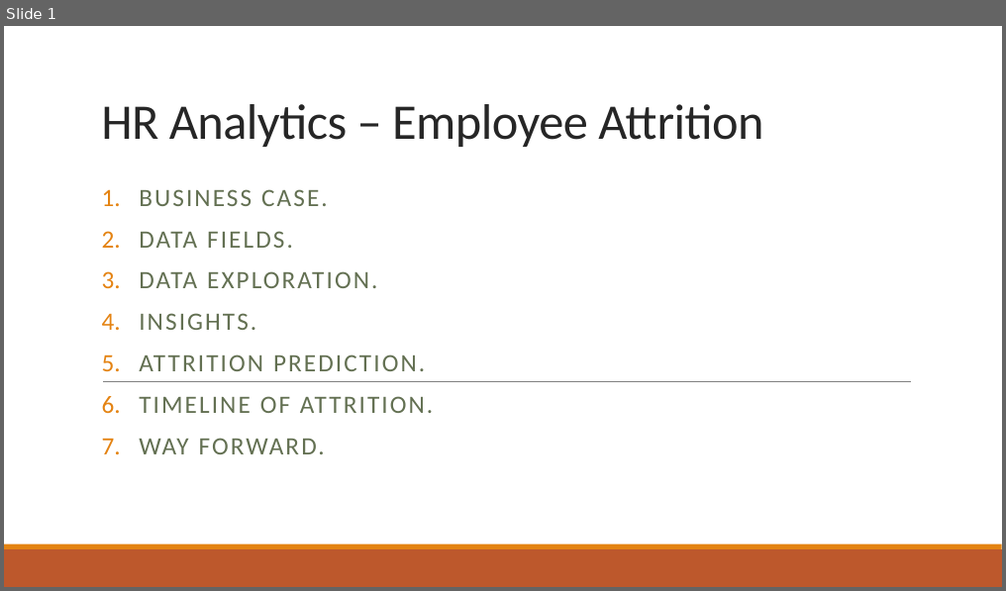
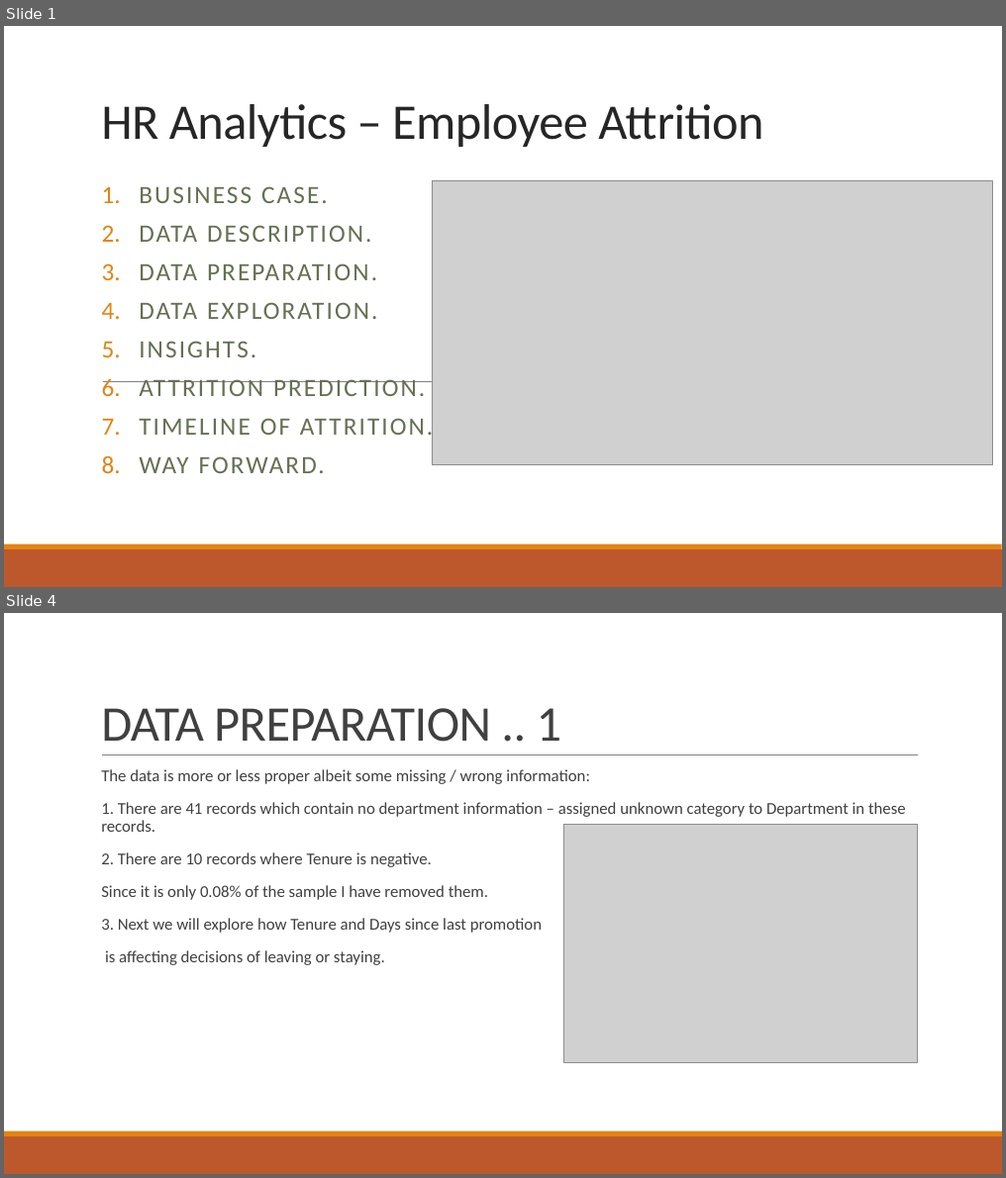
Before and after one commit to shuvayan/EloquentJavascript, a slide deck: HR Analytics – Employee Attrition.pptx. Shown one above the other, each under a label of ours: slide 1 before the commit, slides 1 and 4 after it; the slides between them are not shown. The pictures are 1006x591 and 1006x1178 pixels, drawn with LibreOffice and Linux fonts; fonts in the diff are those of the drawing; grey boxes stand for pictures. Boxes give left, top, right and bottom in pixels: in the first picture for what was removed or moved away, otherwise in the second. Text is boxed around its words. In the diff, an @@ line names an element or a change of style, - is before the commit and + after.

```diff
--- a/HR Analytics – Employee Attrition.pptx
+++ b/HR Analytics – Employee Attrition.pptx
@@ slide 4 added at [4, 613, 1002, 1174], background #FFFFFF; not listed: 2 template elements that a slide beside it also shows @@
@@ title added at [101, 708, 561, 742], 48 pt, text #404040 @@
+DATA PREPARATION .. 1
@@ line added from (102, 756) to (918, 756), #808080 0.5 pt @@
@@ text added at [101, 769, 906, 965], 16 pt, text #404040 @@
+  The data is more or less proper albeit some missing / wrong information:
+  1. There are 41 records which contain no department information – assigned unknown category to Department in these records.
+  2. There are 10 records where Tenure is negative.
+  Since it is only 0.08% of the sample I have removed them.
+  3. Next we will explore how Tenure and Days since last promotion
+  is affecting decisions of leaving or staying.
@@ picture added at [564, 824, 918, 1063] @@
@@ slide 1 changed as well @@
@@ subtitle at [139, 186, 433, 473]: line spacing 0.9 to 0.8 @@
@@ picture added at [432, 181, 992, 465] @@
@@ subtitle at [139, 225, 377, 280]: text changed @@
-2. DATA FIELDS.
+2. DATA DESCRIPTION.
+3. DATA PREPARATION.
```
Also in this commit, not shown: 9 other slides added.
